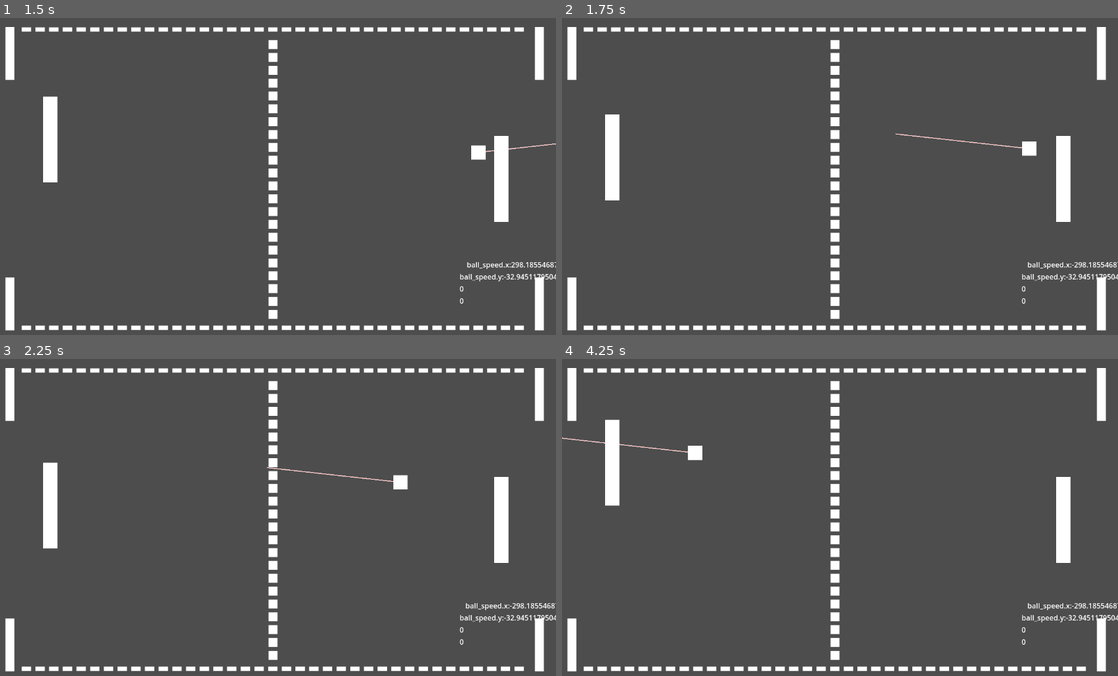
Above: before the commit, frames 1-4 (two rows, left to right).
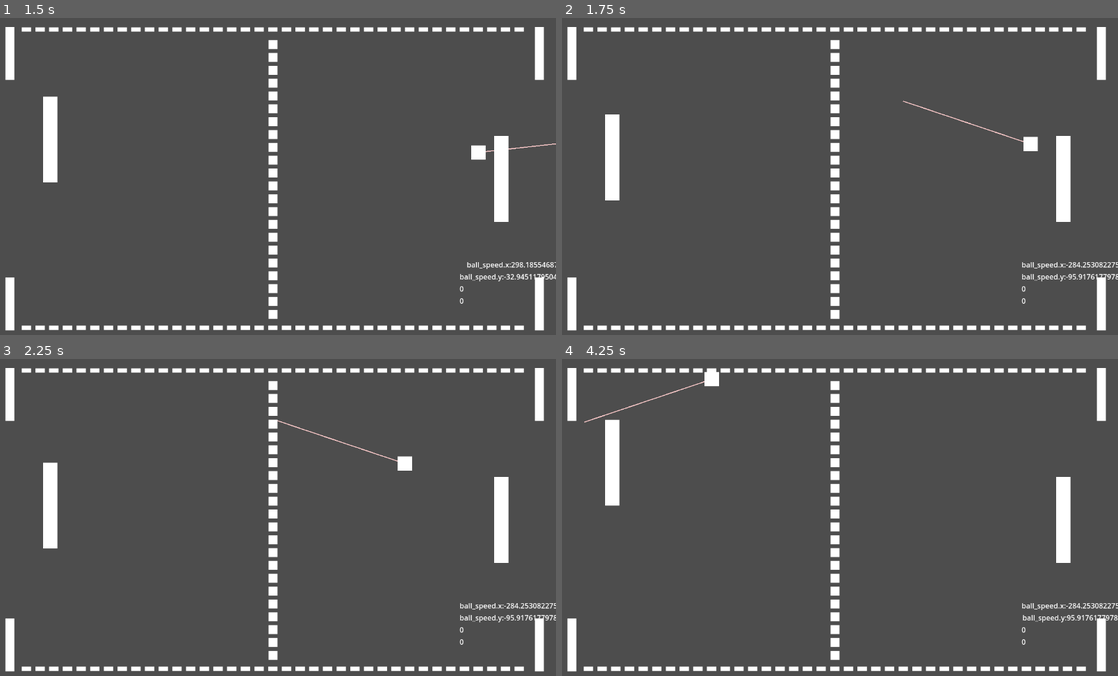
Above: after the commit, the same moments.

Repository: euribates/GodotLab
Game: Godot game, scene res://Main.tscn
Two runs of this game, one before a commit and one after it. Both use one fixed random seed, a clock stepped at 60 frames per second and the inputs below.
Inputs:
- Up to frame 1 (1.5 s): hold Q (player_one_up) 0.53-1.28 s; hold A (player_one_down) from 1.28 s (still down)
- Up to frame 2 (1.75 s): keep holding A (player_one_down)
- Up to frame 3 (2.25 s): release A (player_one_down) at 2.03 s; hold Q (player_one_up) from 2.03 s (still down)
- Up to frame 4 (4.25 s): release Q (player_one_up) at 3.53 s; hold A (player_one_down) from 3.53 s (still down)

Frame 1 is identical in both runs. In frame 2, 0.5% of the frame differs, in the area x 60-100%, y 26-83%; in frame 3, 0.7%; in frame 4, 0.8%, in the area x 0-100%, y 3-84%.

Commit message:
Godot: Vector2::rotated devuelve el nuevo vector rotado

Diff:
--- a/pong/Main.tscn
+++ b/pong/Main.tscn
@@ -146,8 +146,8 @@
 [connection signal="area_entered" from="LeftOut" to="." method="_on_left_out_area_entered"]
 [connection signal="area_entered" from="RightOut" to="." method="_on_right_out_area_entered"]
 [connection signal="area_entered" from="VerticalLimit" to="." method="_on_vertical_exit"]
-[connection signal="area_entered" from="PlayerOne" to="." method="_on_horizontal_exit"]
-[connection signal="area_entered" from="PlayerTwo" to="." method="_on_horizontal_exit"]
+[connection signal="area_entered" from="PlayerOne" to="." method="_on_pad_collision"]
+[connection signal="area_entered" from="PlayerTwo" to="." method="_on_pad_collision"]
 [connection signal="area_entered" from="LeftCorners" to="." method="_on_horizontal_exit"]
 [connection signal="child_entered_tree" from="LeftCorners/TopLeftCorner" to="." method="_on_top_left_corner_child_entered_tree"]
 [connection signal="area_entered" from="RightCorners" to="." method="_on_horizontal_exit"]
--- a/pong/main.gd
+++ b/pong/main.gd
@@ -52,10 +52,12 @@
 		2,
 		)
 
-func _on_horizontal_exit(area: Area2D) -> void:
+func _on_pad_collision(area: Area2D) -> void:
 	$AudioPlayer.play()
 	ball_speed.x = -ball_speed.x
-	ball_speed.rotated(randf_range(-0.3, 0.3))
+	print("Antes:", ball_speed)
+	ball_speed = ball_speed.rotated(randf_range(-0.3, 0.3))
+	print("Después:", ball_speed)
 
 func _on_vertical_exit(area: Area2D) -> void:
 	print("_on_vertical_exit", area)
